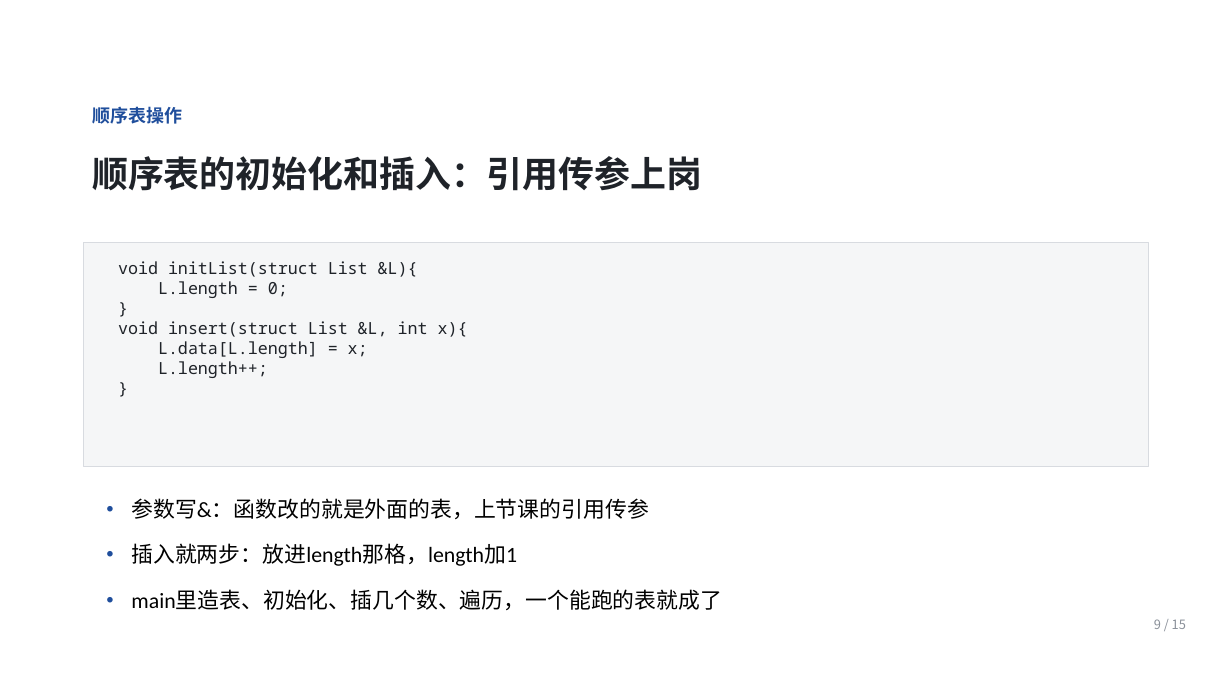
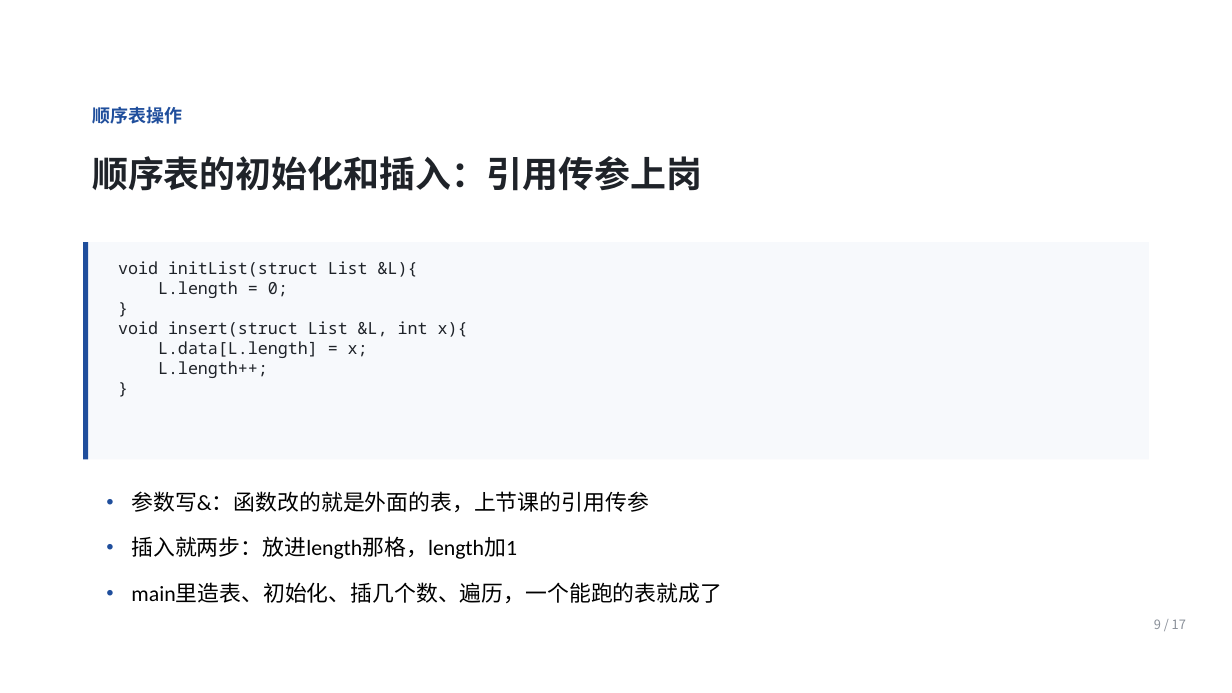
Before and after one commit to Ctrl1CandV/SpecialtyCourses, a slide deck: slide 9 of 课件/C1/C1-B-06/C1-B-06.pptx. Drawn at 1232x693 pixels with LibreOffice and Linux fonts; fonts in the diff are those of the drawing; background and template pictures are left out. Boxes give left, top, right and bottom in pixels: in the first picture for what was removed or moved away, otherwise in the second. Text is boxed around its words. In the diff, an @@ line names an element or a change of style, - is before the commit and + after.

```diff
--- a/课件/C1/C1-B-06/C1-B-06.pptx
+++ b/课件/C1/C1-B-06/C1-B-06.pptx
@@ rectangle resized from (x1=83, y1=242, x2=1149, y2=467) to (x1=83, y1=242, x2=1149, y2=459) @@
@@ rectangle at (x1=83, y1=242, x2=1149, y2=459): fill #F5F6F7 to #F7F9FC; outline #D8DBE0 0.75 pt to none @@
@@ rectangle added at (x1=83, y1=242, x2=89, y2=459), fill #1F4E9C @@
@@ text "• 参数写&：函数改的就是外面的表，上节课的引用传参" moved from (x1=131, y1=498, x2=649, y2=519) to (x1=131, y1=491, x2=649, y2=512) @@
@@ text "• 插入就两步：放进length那格，length加1" moved from (x1=131, y1=543, x2=517, y2=566) to (x1=131, y1=536, x2=517, y2=559) @@
@@ text "• main里造表、初始化、插几个数、遍历，一个能跑的表就成了" moved from (x1=131, y1=590, x2=722, y2=610) to (x1=131, y1=583, x2=722, y2=603) @@
@@ text at (x1=1154, y1=619, x2=1186, y2=629): text changed @@
-9 / 15
+9 / 17
```
Also in this commit, not shown: 14 other slides changed, 2 slides added, 23 other files.
